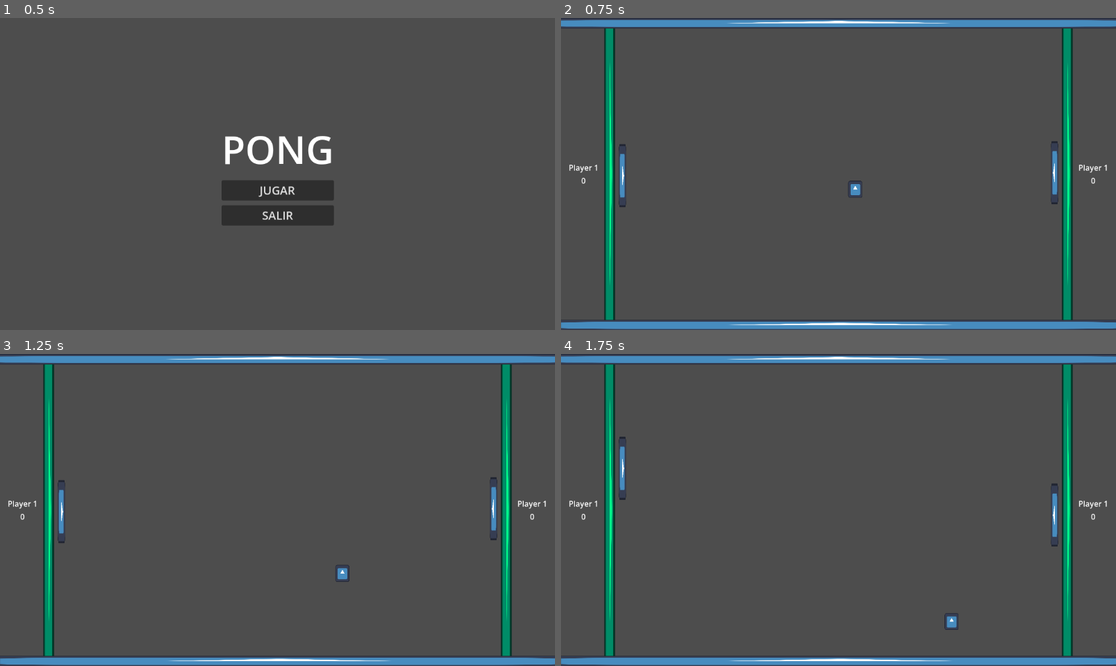
Above: before the commit, frames 1-4 (two rows, left to right).
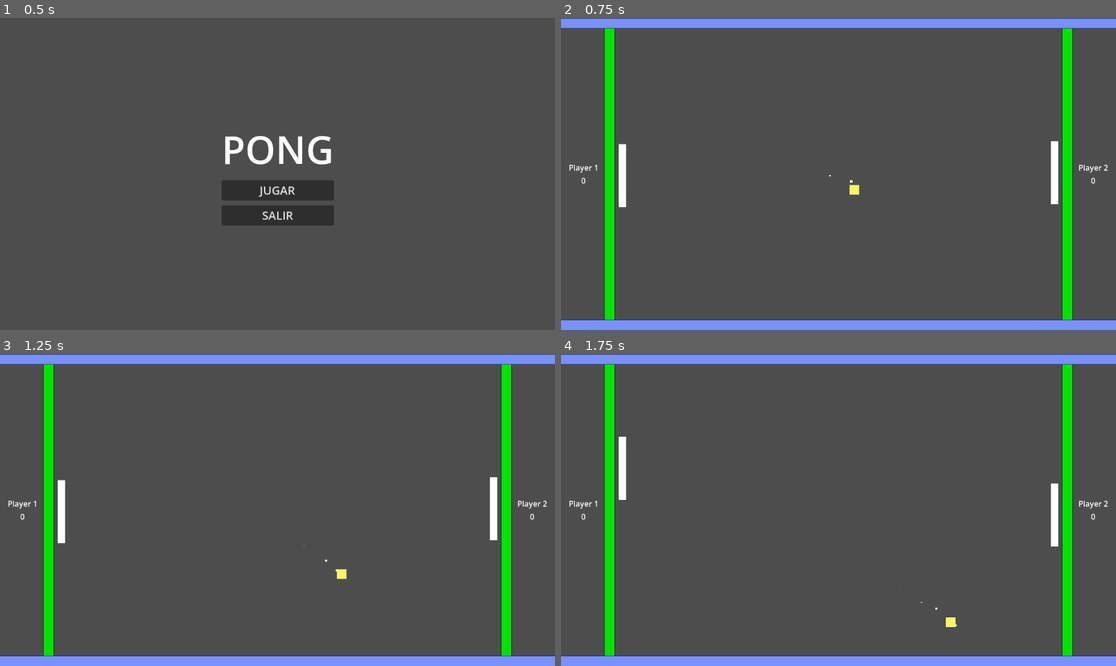
Above: after the commit, the same moments.

Repository: GabrielGomezGG/GodotLearning
Game: Godot game, scene res://scanes/menu_ui.tscn
Same seed, same stepped clock (60 frames per second), same inputs: the game is played once before the commit and once after it. The engine's default icon, where the game draws it, is replaced by a stand-in: a white triangle on a blue panel in a dark square.
Inputs:
- Up to frame 1 (0.5 s): no input
- Up to frame 2 (0.75 s): click "JUGAR" at 0.5 s
- Up to frame 3 (1.25 s): no input
- Up to frame 4 (1.75 s): hold W (player_1_up) from 1.28 s (still down); tap Down (player_2_down) at 1.35 s

Frame 1 is identical in both runs. In frame 2, 11% of the frame differs, in the area x 0-100%, y 0-100%; in frame 3, 11%; in frame 4, 11%.

Commit message:
Cambiar las imagenes por rectangulos de colores y particulas en la bola

Diff:
--- a/pong/project.godot
+++ b/pong/project.godot
@@ -48,6 +48,7 @@
 [physics]
 
 3d/physics_engine="Jolt Physics"
+2d/default_gravity=0.0
 
 [rendering]
 
--- a/pong/scanes/ball.gd
+++ b/pong/scanes/ball.gd
@@ -14,6 +14,8 @@
 
 static var MAX_HEIGHT_SIZE : float = 0
 
+@onready var cpu_particles_2d: CPUParticles2D = $CPUParticles2D
+
 # Called when the node enters the scene tree for the first time.
 func _ready() -> void:
 
@@ -23,7 +25,7 @@
 
 	print(MAX_HEIGHT_SIZE)
 
-	pass # Replace with function body.
+	velocity = Vector2(1, 0.5).normalized() * velosity_ball
 
 func randomOrientation() -> int:
 	var orientation = randi() % 2
@@ -45,6 +47,8 @@
 	match body.collision_layer:
 		1: # Player Colision
 			orientation_x *= -1
+			cpu_particles_2d.gravity *= -(1)
+			cpu_particles_2d.amount += 4
 			change_turn.emit()
 		2: # Wall Colision
 			orientation_y *= -1
@@ -52,6 +56,7 @@
 			position = Vector2(0.0,_get_ramdom_height())
 			velosity_ball = MIN_VELOSITY_BALL
 			set_point.emit()
+			cpu_particles_2d.amount = 4
 
 func _get_ramdom_height() -> float:
 	var halfHeight = (MAX_HEIGHT_SIZE) / 3
--- a/pong/scanes/ball.tscn
+++ b/pong/scanes/ball.tscn
@@ -1,23 +1,49 @@
 [gd_scene format=3 uid="uid://c327dajx0ls7a"]
 
 [ext_resource type="Script" uid="uid://cpr22s5hmnurr" path="res://scanes/ball.gd" id="1_jr2qg"]
-[ext_resource type="Texture2D" uid="uid://f0utvxt0fri5" path="res://icon.svg" id="1_yvd6x"]
+
+[sub_resource type="Curve" id="Curve_yvd6x"]
+_data = [Vector2(0, 1), 0.0, 0.0, 0, 0, Vector2(1, 0), 0.0, 0.0, 0, 0]
+point_count = 2
 
 [sub_resource type="RectangleShape2D" id="RectangleShape2D_jr2qg"]
-size = Vector2(29, 307.01752)
+size = Vector2(20, 175.4386)
 
 [node name="ball" type="CharacterBody2D" unique_id=850890748]
 collision_layer = 4
 collision_mask = 11
 script = ExtResource("1_jr2qg")
 
-[node name="Sprite2D" type="Sprite2D" parent="." unique_id=1301808475]
-position = Vector2(1.5, -1.5)
-scale = Vector2(0.22656251, 0.2734375)
-texture = ExtResource("1_yvd6x")
+[node name="CPUParticles2D" type="CPUParticles2D" parent="." unique_id=1752567302]
+amount = 4
+lifetime = 0.43
+emission_shape = 3
+emission_rect_extents = Vector2(9, 9)
+direction = Vector2(0, 0)
+spread = 0.0
+gravity = Vector2(-980, 0)
+initial_velocity_min = 5.0
+initial_velocity_max = 10.0
+scale_amount_min = 5.0
+scale_amount_max = 5.0
+scale_amount_curve = SubResource("Curve_yvd6x")
+
+[node name="ColorRect" type="ColorRect" parent="." unique_id=1558827212]
+anchors_preset = 8
+anchor_left = 0.5
+anchor_top = 0.5
+anchor_right = 0.5
+anchor_bottom = 0.5
+offset_left = -10.0
+offset_top = -10.0
+offset_right = 10.0
+offset_bottom = 10.0
+grow_horizontal = 2
+grow_vertical = 2
+size_flags_horizontal = 4
+color = Color(0.9647059, 0.9647059, 0.39215687, 1)
 
 [node name="CollisionShape2D" type="CollisionShape2D" parent="." unique_id=867056182]
-position = Vector2(1.5, -1.500001)
 scale = Vector2(1, 0.114)
 shape = SubResource("RectangleShape2D_jr2qg")
 
@@ -26,7 +52,6 @@
 collision_mask = 11
 
 [node name="CollisionShape2D" type="CollisionShape2D" parent="Area2D" unique_id=1989955754]
-position = Vector2(1.5, -1.500001)
 scale = Vector2(1, 0.114)
 shape = SubResource("RectangleShape2D_jr2qg")
 
--- a/pong/scanes/gameUI.tscn
+++ b/pong/scanes/gameUI.tscn
@@ -53,7 +53,7 @@
 
 [node name="player" type="Label" parent="CanvasLayer/MarginContainer2/VBoxContainer" unique_id=1671835578]
 layout_mode = 2
-text = "Player 1"
+text = "Player 2"
 
 [node name="point" type="Label" parent="CanvasLayer/MarginContainer2/VBoxContainer" unique_id=772757765]
 layout_mode = 2
--- a/pong/scanes/player.tscn
+++ b/pong/scanes/player.tscn
@@ -4,17 +4,24 @@
 [ext_resource type="Texture2D" uid="uid://f0utvxt0fri5" path="res://icon.svg" id="1_kb0sa"]
 
 [sub_resource type="RectangleShape2D" id="RectangleShape2D_6qdiq"]
-size = Vector2(131, 8)
+size = Vector2(131, 12)
 
 [node name="Player" type="CharacterBody2D" unique_id=438667143]
 collision_mask = 6
 script = ExtResource("1_6qdiq")
 
 [node name="Sprite2D" type="Sprite2D" parent="." unique_id=1634631380]
+visible = false
 position = Vector2(1.5, -1.5)
 scale = Vector2(1.0234375, 0.1171875)
 texture = ExtResource("1_kb0sa")
 
+[node name="ColorRect" type="ColorRect" parent="." unique_id=233654617]
+offset_left = -64.0
+offset_top = -9.0
+offset_right = 67.0
+offset_bottom = 6.0
+
 [node name="CollisionShape2D" type="CollisionShape2D" parent="." unique_id=1939020831]
-position = Vector2(1.5, -5)
+position = Vector2(1.5, -3)
 shape = SubResource("RectangleShape2D_6qdiq")
--- a/pong/scanes/screen.tscn
+++ b/pong/scanes/screen.tscn
@@ -10,22 +10,24 @@
 script = ExtResource("1_wbuqr")
 
 [node name="WallPlayer1" parent="." unique_id=2045726070 instance=ExtResource("1_rnvon")]
-modulate = Color(0, 1, 0.5411765, 1)
 position = Vector2(-475, 0)
 rotation = 1.5707964
 collision_layer = 8
+color = Color(0, 0.8862745, 0, 1)
 
 [node name="WallPlayer2" parent="." unique_id=669570771 instance=ExtResource("1_rnvon")]
-modulate = Color(0, 1, 0.5411765, 1)
 position = Vector2(475, 0)
 rotation = 1.5707964
 collision_layer = 8
+color = Color(0, 0.8862745, 0, 1)
 
 [node name="WallTop" parent="." unique_id=1797882873 instance=ExtResource("1_rnvon")]
 position = Vector2(0, -313)
+color = Color(0.47058824, 0.5686275, 1, 1)
 
 [node name="WallBottom" parent="." unique_id=1314861384 instance=ExtResource("1_rnvon")]
 position = Vector2(4, 314)
+color = Color(0.47058824, 0.5686275, 1, 1)
 
 [node name="Player1" parent="." unique_id=1722035329 instance=ExtResource("1_h2is2")]
 position = Vector2(-450, 2)
--- /dev/null
+++ b/pong/scanes/wall.gd
@@ -0,0 +1,9 @@
+extends StaticBody2D
+
+@export var color : Color
+@onready var color_rect: ColorRect = $ColorRect
+
+
+# Called when the node enters the scene tree for the first time.
+func _ready() -> void:
+	color_rect.color = color
--- a/pong/scanes/wall.tscn
+++ b/pong/scanes/wall.tscn
@@ -1,5 +1,6 @@
 [gd_scene format=3 uid="uid://cml1vydenndjy"]
 
+[ext_resource type="Script" uid="uid://b082j8xeueqlo" path="res://scanes/wall.gd" id="1_8qjy4"]
 [ext_resource type="Texture2D" uid="uid://f0utvxt0fri5" path="res://icon.svg" id="1_oom2p"]
 
 [sub_resource type="RectangleShape2D" id="RectangleShape2D_upqd3"]
@@ -8,10 +9,18 @@
 [node name="Wall" type="StaticBody2D" unique_id=1878221477]
 collision_layer = 2
 collision_mask = 0
+script = ExtResource("1_8qjy4")
 
 [node name="Sprite2D" type="Sprite2D" parent="." unique_id=1121821590]
 scale = Vector2(13.281251, 0.171875)
 texture = ExtResource("1_oom2p")
 
+[node name="ColorRect" type="ColorRect" parent="." unique_id=25817369]
+offset_left = -850.0
+offset_top = -10.0
+offset_right = 850.0
+offset_bottom = 10.0
+color = Color(0, 0, 0.1254902, 1)
+
 [node name="CollisionShape2D" type="CollisionShape2D" parent="." unique_id=878943574]
 shape = SubResource("RectangleShape2D_upqd3")
Not shown, added: pong/scanes/wall.gd.uid
